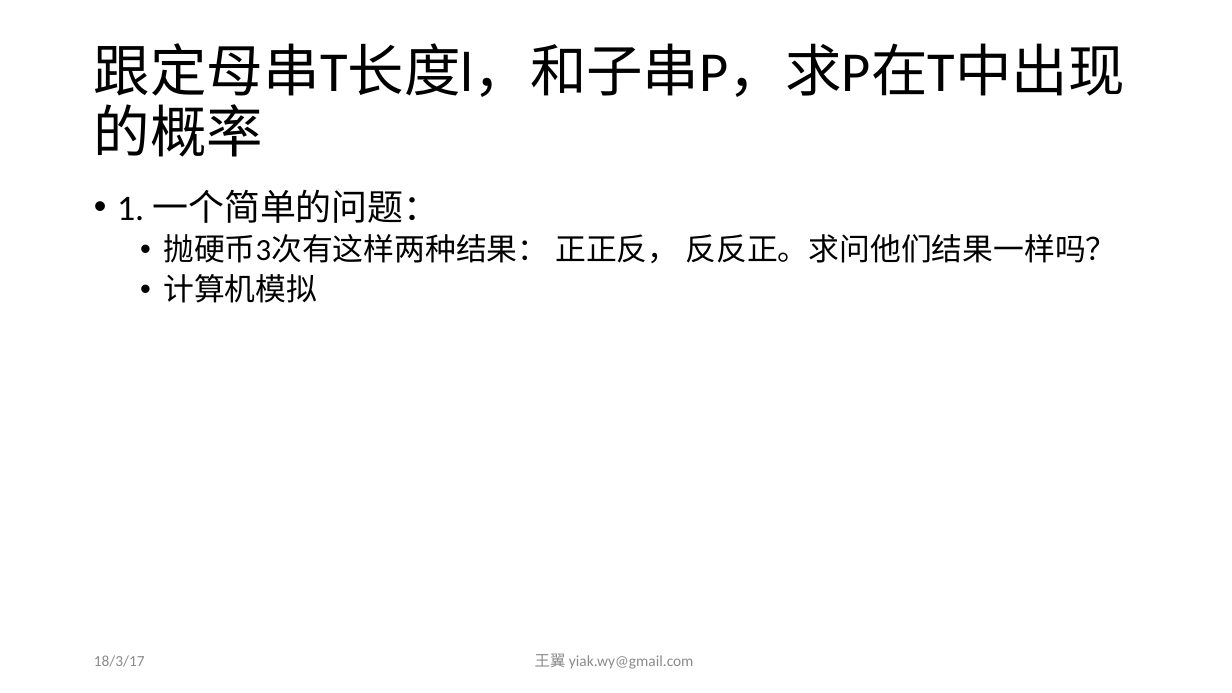
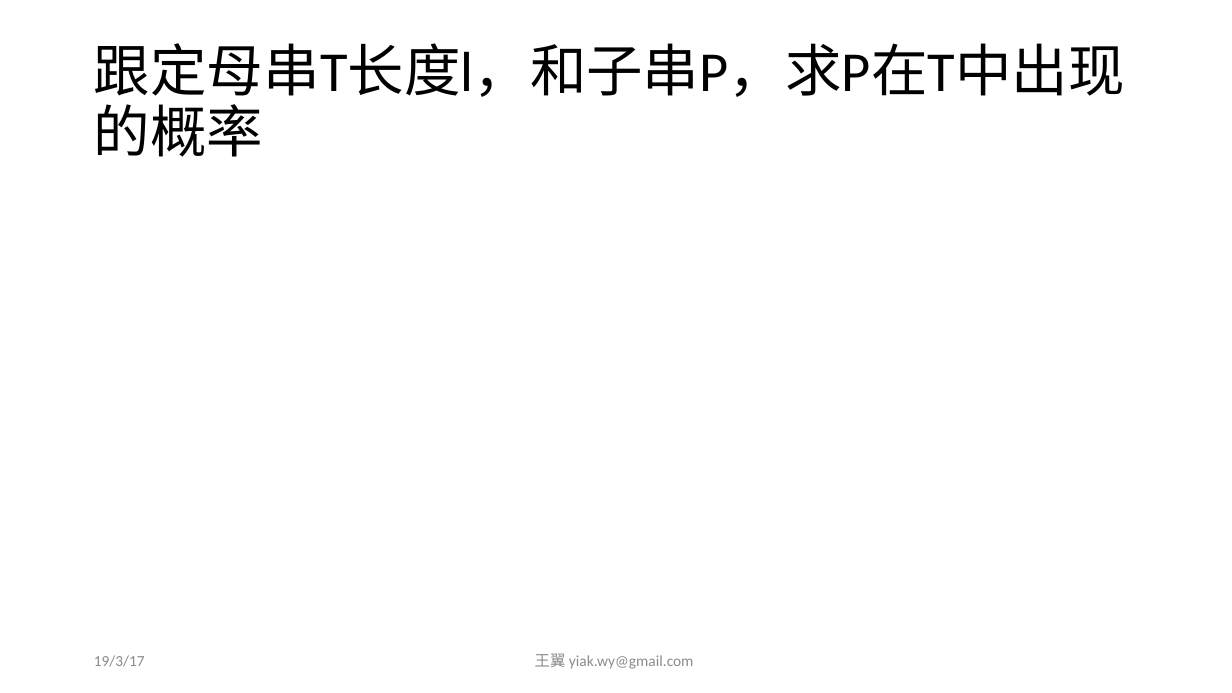
Before and after one commit to yiakwy/yiakwy.github.io, a slide deck: slide 7 of Computing Random Variables/Computing Random Variables.pptx. Drawn at 1232x693 pixels with LibreOffice and Linux fonts; fonts in the diff are those of the drawing; grey boxes stand for pictures. Boxes give left, top, right and bottom in pixels: in the first picture for what was removed or moved away, otherwise in the second. Text is boxed around its words. In the diff, an @@ line names an element or a change of style, - is before the commit and + after.

```diff
--- a/Computing Random Variables/Computing Random Variables.pptx
+++ b/Computing Random Variables/Computing Random Variables.pptx
@@ text removed at (x1=117, y1=189, x2=1116, y2=303) @@
-• 1. 一个简单的问题：
-  • 抛硬币3次有这样两种结果： 正正反， 反反正。求问他们结果一样吗？
-  • 计算机模拟
@@ text at (x1=94, y1=655, x2=145, y2=667): text changed @@
-18/3/17
+19/3/17
```
Also in this commit, not shown: 11 other slides changed, 9 slides added, 21 other files.
